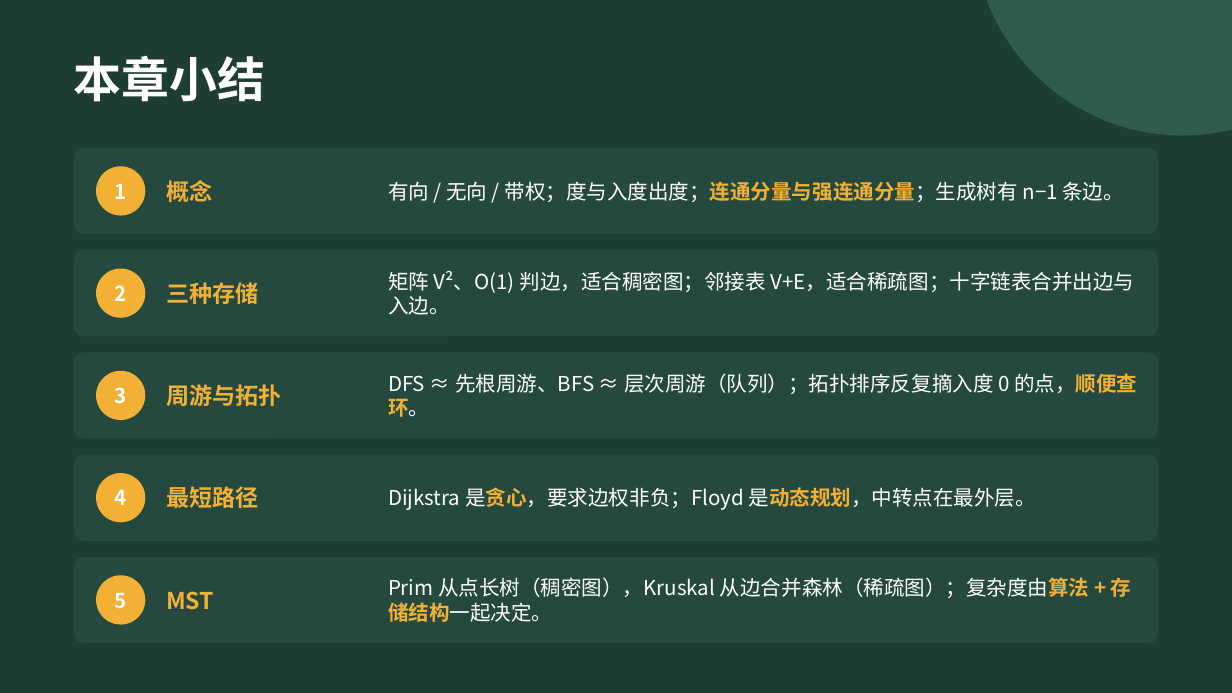
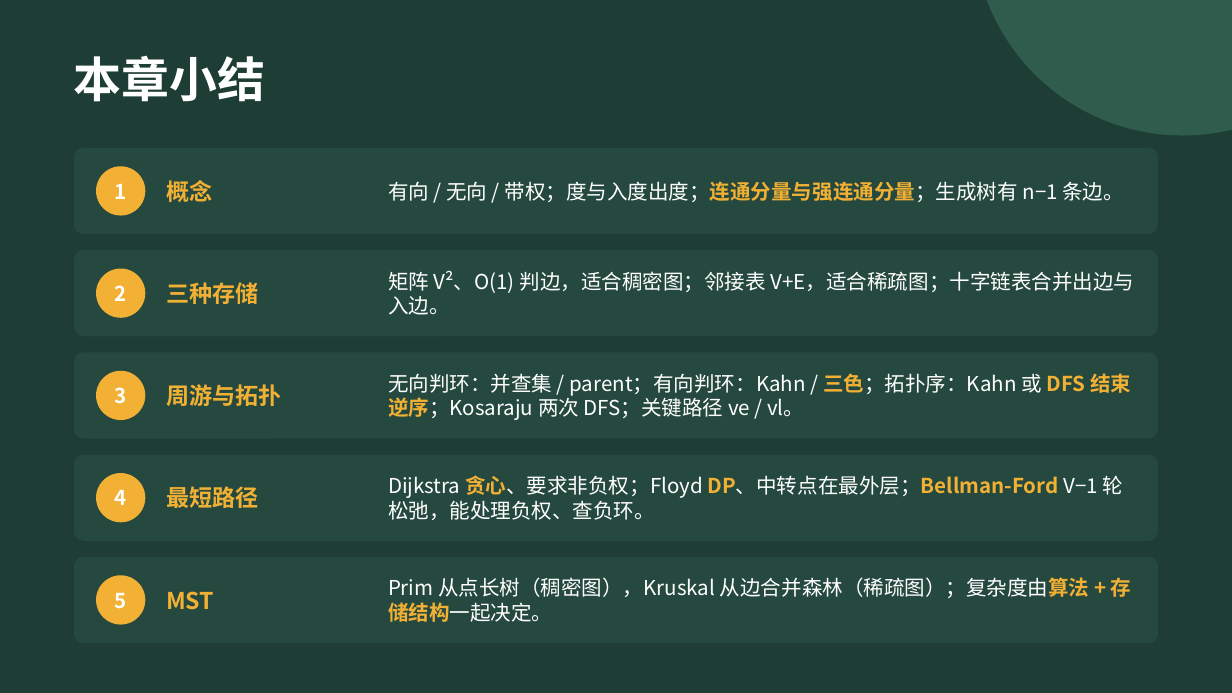
Before and after one commit to GMyhf/2026fall-cs201, a slide deck: slide 84 of courseware/202609_DSA_07_Graph.pptx (slide 69 before the commit). Drawn at 1232x693 pixels with LibreOffice and Linux fonts; fonts in the diff are those of the drawing. Boxes give left, top, right and bottom in pixels: in the first picture for what was removed or moved away, otherwise in the second. Text is boxed around its words. In the diff, an @@ line names an element or a change of style, - is before the commit and + after.

```diff
--- a/courseware/202609_DSA_07_Graph.pptx
+++ b/courseware/202609_DSA_07_Graph.pptx
@@ text at (388, 373, 1131, 420): text changed @@
-DFS ≈ 先根周游、BFS ≈ 层次周游（队列）；拓扑排序反复摘入度 0 的点，顺便查环。
+无向判环：并查集 / parent；有向判环：Kahn / 三色；拓扑序：Kahn 或 DFS 结束逆序；Kosaraju 两次 DFS；关键路径 ve / vl。
@@ text at (388, 475, 1123, 520): text changed @@
-Dijkstra 是贪心，要求边权非负；Floyd 是动态规划，中转点在最外层。
+Dijkstra 贪心、要求非负权；Floyd DP、中转点在最外层；Bellman-Ford V−1 轮松弛，能处理负权、查负环。
```
Also in this commit, not shown: 23 other slides changed, 15 slides added, 2 other files.
